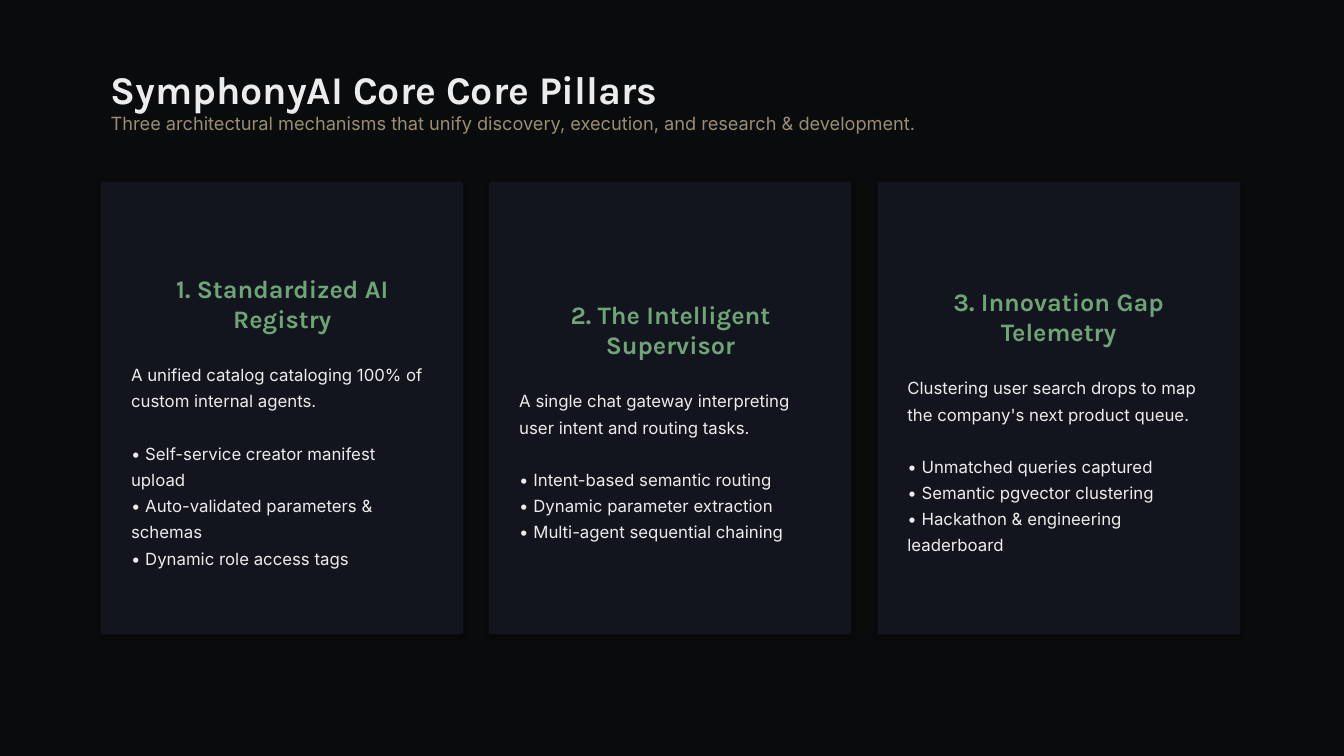
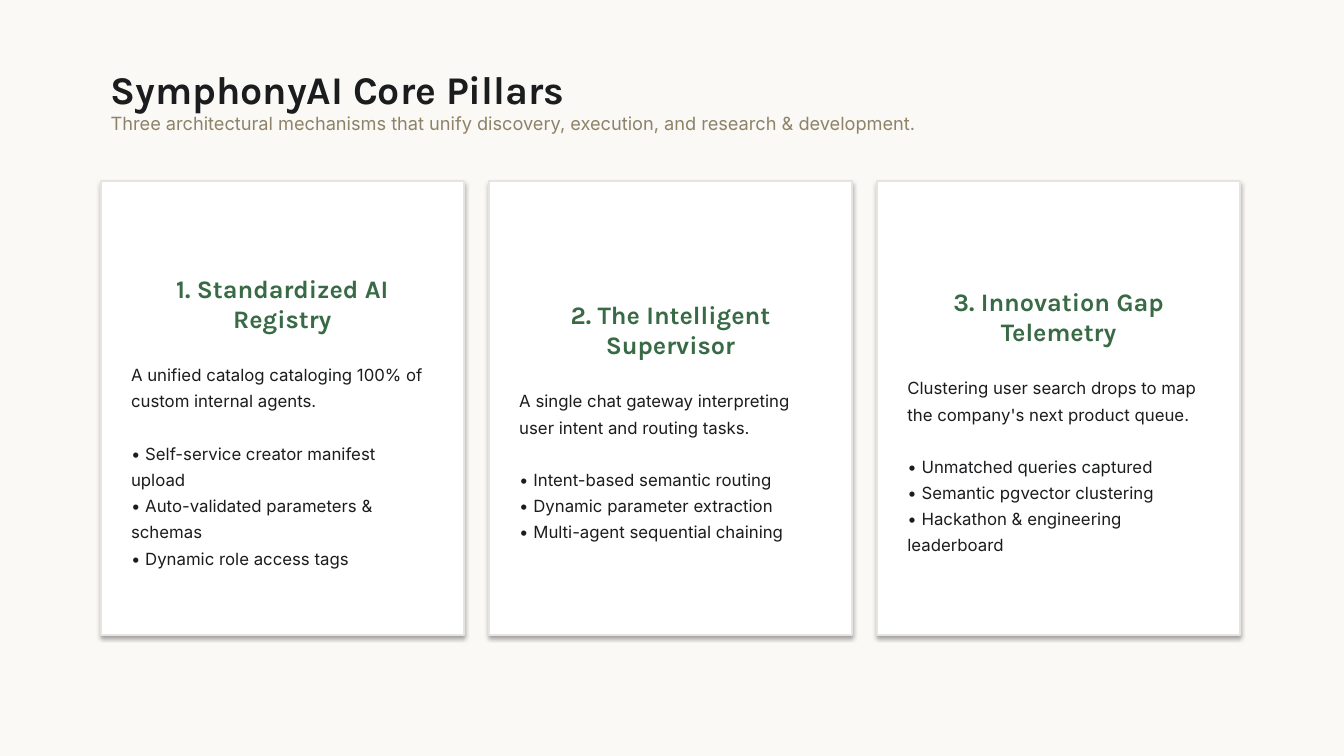
Before and after one commit to shubham-verma-engineer/symphonyAI, a slide deck: slide 3 of docs/symphony_presentation.pptx. Drawn at 1344x756 pixels with LibreOffice and Linux fonts; fonts in the diff are those of the drawing. Boxes give left, top, right and bottom in pixels: in the first picture for what was removed or moved away, otherwise in the second. Text is boxed around its words. In the diff, an @@ line names an element or a change of style, - is before the commit and + after.

Commit message:
Update SymphonyAI product presentation slide colors to Alabaster Light theme

```diff
--- a/docs/symphony_presentation.pptx
+++ b/docs/symphony_presentation.pptx
@@ background #0A0B0D to #FAF9F6 @@
@@ text at (x1=111, y1=76, x2=564, y2=114): text changed; text colour #ECECED to #1A1C1E @@
-SymphonyAI Core Core Pillars
+SymphonyAI Core Pillars
@@ text at (x1=111, y1=116, x2=916, y2=134): text colour #9A8D74 to #8E8268 in "Three architectural mechanisms that unify discovery, executi ..." @@
@@ rectangle "1. Standardized AI Registry" at (x1=101, y1=181, x2=464, y2=635): text colour #6EA476 to #386A45 in "1. Standardized AI Registry"; text colour #ECECED to #1A1C1E in "A unified catalog cataloging 100% of custom ..."; fill #12151E to #FFFFFF; outline #0A0B0D 0.75 pt to #E6E4DE 1.5 pt @@
@@ rectangle "2. The Intelligent Supervisor" at (x1=489, y1=181, x2=852, y2=635): text colour #6EA476 to #386A45 in "2. The Intelligent Supervisor"; text colour #ECECED to #1A1C1E in "A single chat gateway interpreting user intent ..."; fill #12151E to #FFFFFF; outline #0A0B0D 0.75 pt to #E6E4DE 1.5 pt @@
@@ rectangle "3. Innovation Gap Telemetry" at (x1=877, y1=181, x2=1240, y2=635): text colour #6EA476 to #386A45 in "3. Innovation Gap Telemetry"; text colour #ECECED to #1A1C1E in "Clustering user search drops to map the ..."; fill #12151E to #FFFFFF; outline #0A0B0D 0.75 pt to #E6E4DE 1.5 pt @@
```
Also in this commit, not shown: 7 other slides changed.
